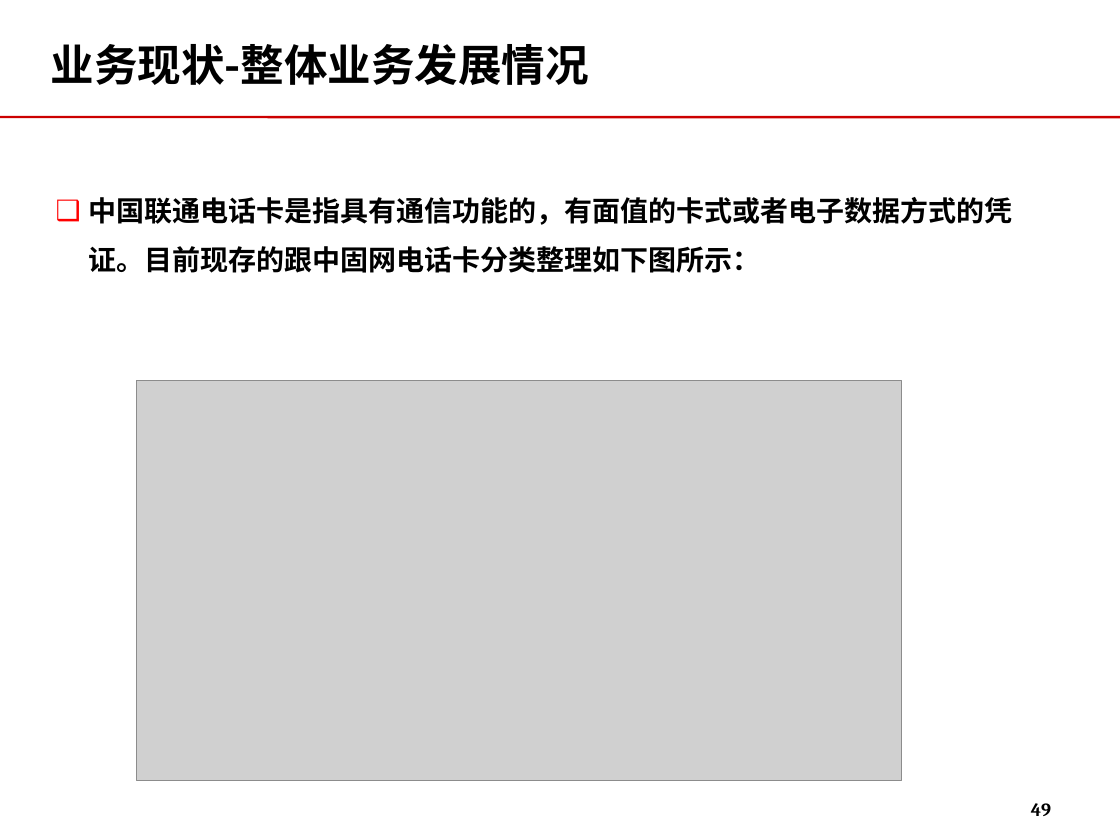
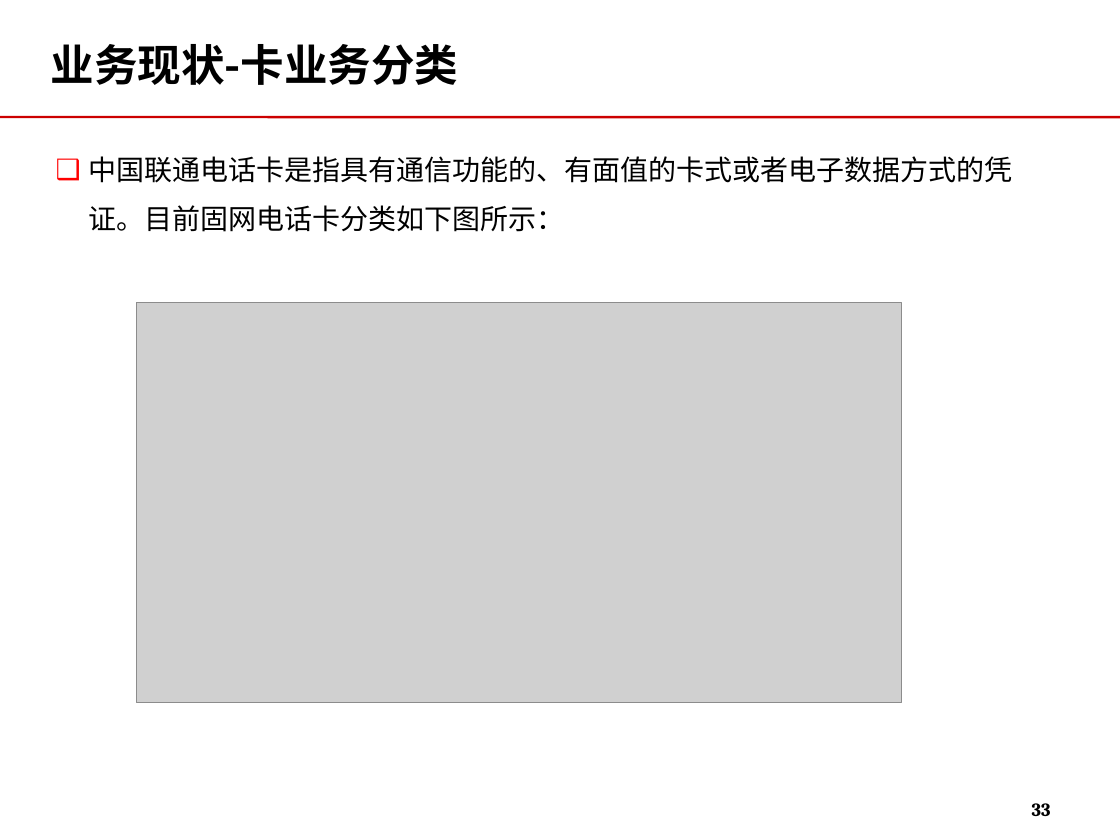
Before and after one commit to momo1101/unicardsrch, a slide deck: slide 33 of 软课题文本/软课题-中国联通电信卡业务及策略研究.ppt (slide 49 before the commit). Drawn at 1120x840 pixels with LibreOffice and Linux fonts; fonts in the diff are those of the drawing; grey boxes stand for pictures; background and template pictures are left out. Boxes give left, top, right and bottom in pixels: in the first picture for what was removed or moved away, otherwise in the second. Text is boxed around its words. In the diff, an @@ line names an element or a change of style, - is before the commit and + after.

```diff
--- a/软课题文本/软课题-中国联通电信卡业务及策略研究.ppt
+++ b/软课题文本/软课题-中国联通电信卡业务及策略研究.ppt
@@ title at (x1=51, y1=44, x2=459, y2=85): text changed @@
-业务现状-整体业务发展情况
+业务现状-卡业务分类
@@ text at (x1=89, y1=156, x2=1013, y2=232): text changed; bold off @@
-❑ 中国联通电话卡是指具有通信功能的，有面值的卡式或者电子数据方式的凭证。目前现存的跟中固网电话卡分类整理如下图所示：
+❑ 中国联通电话卡是指具有通信功能的、有面值的卡式或者电子数据方式的凭证。目前固网电话卡分类如下图所示：
@@ picture moved from (x1=137, y1=381, x2=903, y2=781) to (x1=137, y1=302, x2=903, y2=702) @@
@@ page number at (x1=1032, y1=803, x2=1051, y2=816): text changed @@
-49
+33
```
Also in this commit, not shown: 37 other slides changed, 3 slides added, 27 slides removed.
